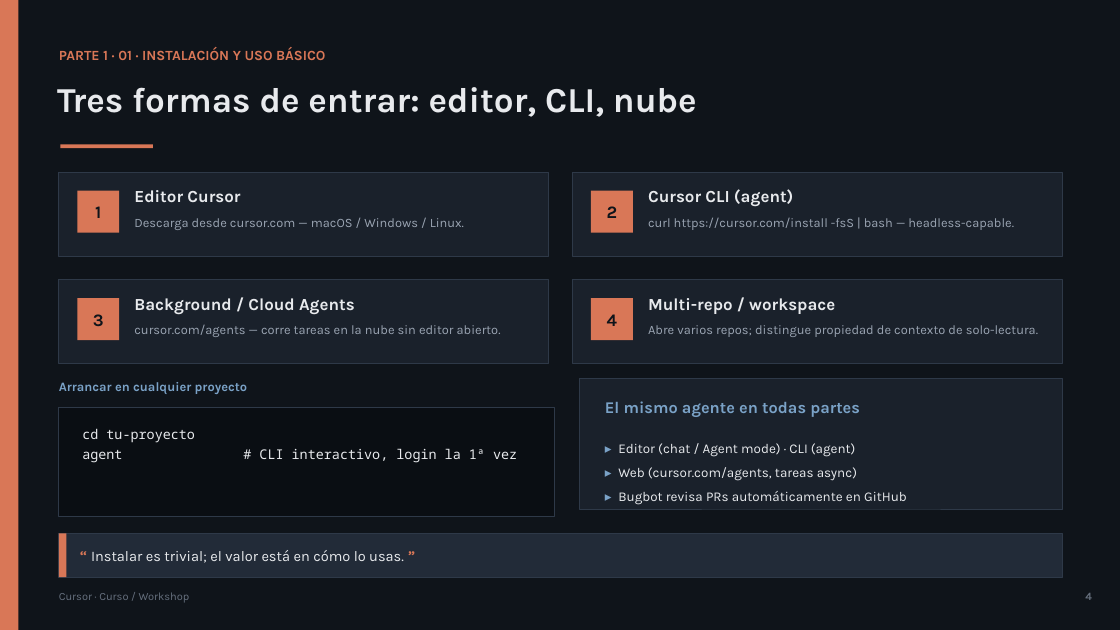
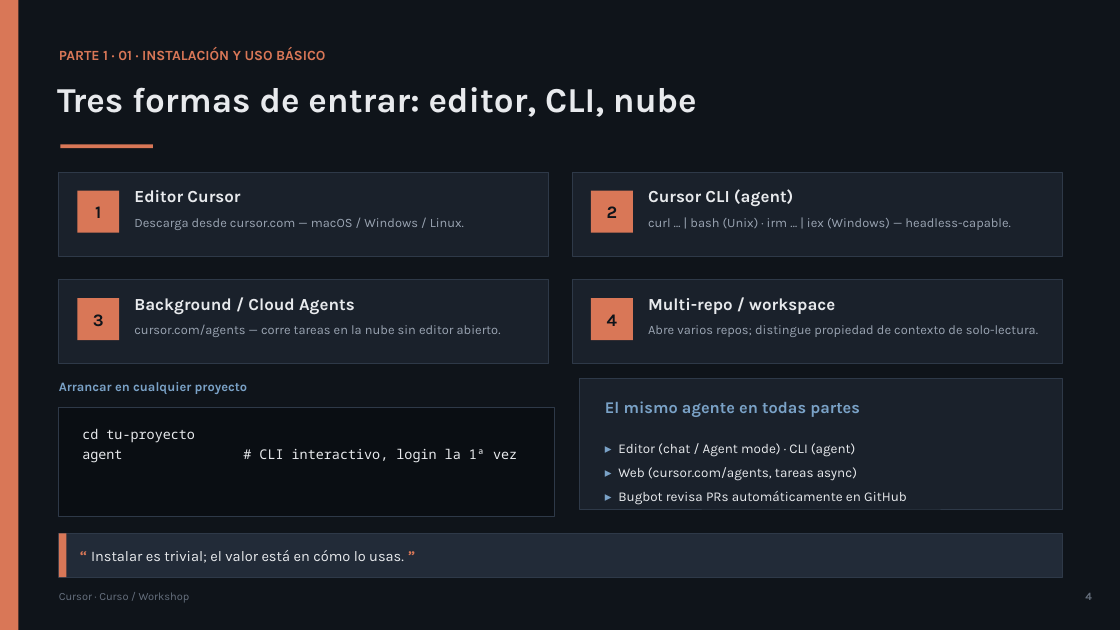
Before and after one commit to olonok69/cursor_code_ml_engineer, a slide deck: slide 4 of presentacion/Cursor_Presentacion.pptx. Drawn at 1120x630 pixels with LibreOffice and Linux fonts; fonts in the diff are those of the drawing. Boxes give left, top, right and bottom in pixels: in the first picture for what was removed or moved away, otherwise in the second. Text is boxed around its words. In the diff, an @@ line names an element or a change of style, - is before the commit and + after.

Commit message:
cursor review

```diff
--- a/presentacion/Cursor_Presentacion.pptx
+++ b/presentacion/Cursor_Presentacion.pptx
@@ text at (x1=648, y1=218, x2=1011, y2=230): text changed @@
-curl https://cursor.com/install -fsS | bash — headless-capable.
+curl … | bash (Unix) · irm … | iex (Windows) — headless-capable.
```
Also in this commit, not shown: 10 other slides changed, 14 other files.
